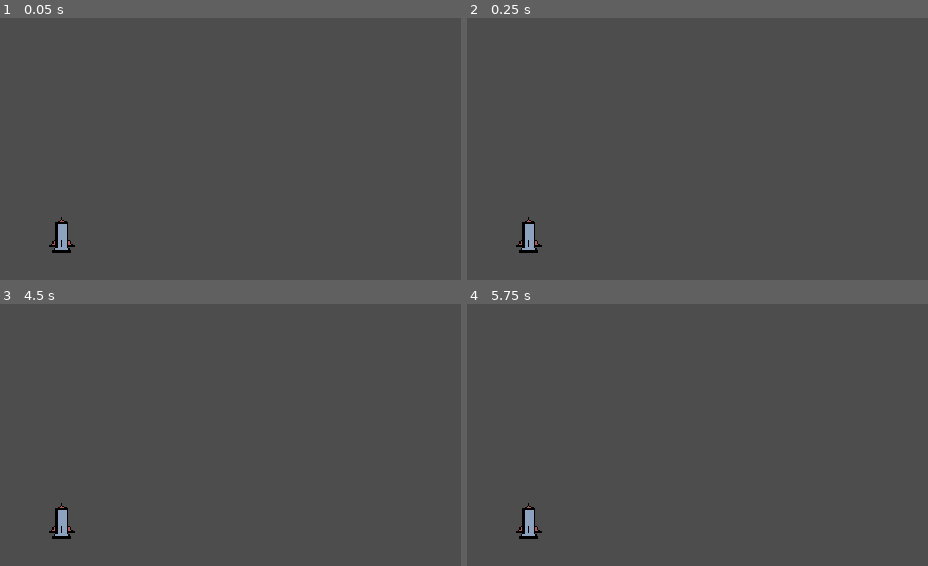
Above: before the commit, frames 1-4 (two rows, left to right).
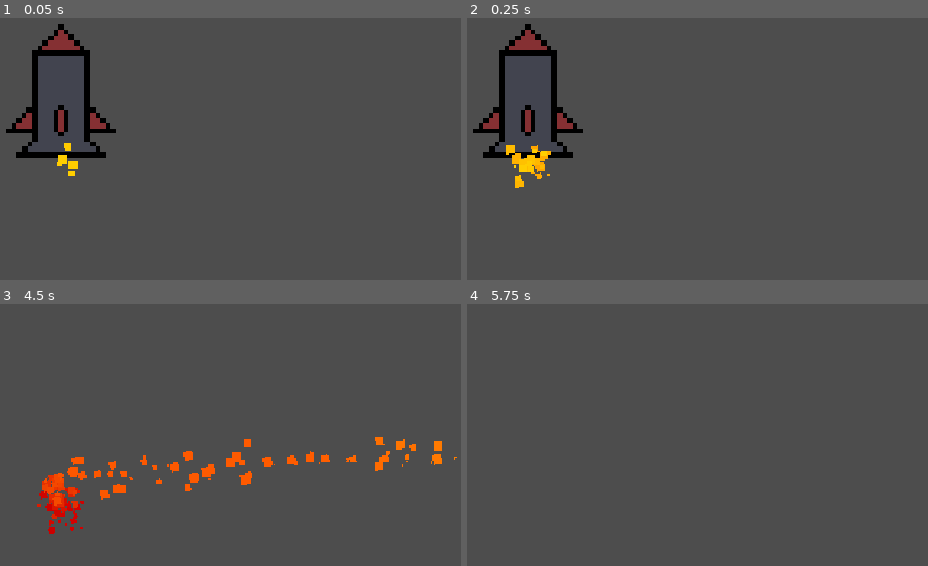
Above: after the commit, the same moments.

Repository: monish20256/Hack-Club-Haven
Game: Godot game, scene res://Game.tscn
Two runs of this game, one before a commit and one after it. Both use one fixed random seed, a clock stepped at 60 frames per second and the inputs below.
Inputs:
- Up to frame 1 (0.05 s): no input
- Up to frame 2 (0.25 s): no input
- Up to frame 3 (4.5 s): hold D (rotate right) 0.53-1.28 s; hold Space (boost) 0.53-1.28 s; hold S (go back) 1.28-2.03 s; tap Space (boost) at 1.35, 2.85, 4.35 s; tap Enter at 2, 3.5 s; hold D (rotate right) 2.03-2.78 s; hold Space (boost) 2.03-2.78 s; hold W (go up) 2.78-3.53 s; hold Space (boost) 3.53-4.28 s; hold A (rotate left) from 3.53 s (still down)
- Up to frame 4 (5.75 s): release A (rotate left) at 5.03 s; hold S (go back) from 5.03 s (still down); hold Space (boost) from 5.03 s (still down)

The runs differ from the first frame. In frame 1, 3.8% of the frame differs, in the area x 1-26%, y 2-90%; in frame 2, 4.1%; in frame 3, 3.2%; in frame 4, 0.4%.

Commit message:
movement done

Diff:
--- a/Game.tscn
+++ b/Game.tscn
@@ -1,47 +1,49 @@
 [gd_scene format=3 uid="uid://elst0xn32iil"]
 
 [ext_resource type="PackedScene" uid="uid://ckudr8chj1kgo" path="res://Player.tscn" id="1_wbfu4"]
+[ext_resource type="Script" uid="uid://80kl10p8d3vr" path="res://player.gd" id="2_xkndl"]
+[ext_resource type="Script" uid="uid://c0wqfmwmm82vp" path="res://gpu_particles_2d.gd" id="3_u44n3"]
 
-[sub_resource type="WorldBoundaryShape2D" id="WorldBoundaryShape2D_8t6a0"]
-normal = Vector2(-1, 0)
-distance = -120.0
+[sub_resource type="Gradient" id="Gradient_xkndl"]
+offsets = PackedFloat32Array(0, 0.30046403, 0.44663572, 0.6693736, 0.8317865, 0.9984375, 1)
+colors = PackedColorArray(1, 0.8156863, 0, 1, 1, 0.36078432, 0, 1, 0.9874214, 0.3380935, 0, 1, 0.8, 0, 0, 1, 0.9647059, 0, 0, 1, 0.9950824, 0, 0, 1, 1, 0, 0, 1)
 
-[sub_resource type="WorldBoundaryShape2D" id="WorldBoundaryShape2D_2bl17"]
+[sub_resource type="GradientTexture1D" id="GradientTexture1D_jepwt"]
+gradient = SubResource("Gradient_xkndl")
 
-[sub_resource type="WorldBoundaryShape2D" id="WorldBoundaryShape2D_jepwt"]
+[sub_resource type="Curve" id="Curve_u44n3"]
+_data = [Vector2(0, 1), 0.0, 0.0, 0, 0, Vector2(0.52124655, 1), 0.0, 0.0, 0, 0, Vector2(1, 0), 0.0, 0.0, 0, 0]
+point_count = 3
 
-[sub_resource type="WorldBoundaryShape2D" id="WorldBoundaryShape2D_p0lqm"]
+[sub_resource type="CurveTexture" id="CurveTexture_sb48q"]
+curve = SubResource("Curve_u44n3")
+
+[sub_resource type="ParticleProcessMaterial" id="ParticleProcessMaterial_2bl17"]
+emission_shape = 1
+emission_sphere_radius = 13.39
+use_rotation_velocity_3d = true
+rotation_velocity_3d_min = Vector3(0, 0, 0)
+rotation_velocity_3d_max = Vector3(100, 100, 100)
+gravity = Vector3(0, 98, 0)
+scale_min = 0.0
+scale_max = 14.09
+scale_curve = SubResource("CurveTexture_sb48q")
+color_ramp = SubResource("GradientTexture1D_jepwt")
 
 [node name="Game" type="Node2D" unique_id=1402724094]
 
 [node name="Player" parent="." unique_id=196855723 instance=ExtResource("1_wbfu4")]
+scale = Vector2(3, 3)
+script = ExtResource("2_xkndl")
 
-[node name="Camera2D" type="Camera2D" parent="." unique_id=384878662]
+[node name="Fire particles" type="GPUParticles2D" parent="Player" unique_id=1327313371]
+position = Vector2(0, 4.3333335)
+scale = Vector2(1.0000002, 1.0000002)
+amount = 300
+lifetime = 2.0
+process_material = SubResource("ParticleProcessMaterial_2bl17")
+script = ExtResource("3_u44n3")
+
+[node name="Camera" type="Camera2D" parent="." unique_id=384878662]
 position = Vector2(0, -142)
-zoom = Vector2(2, 2)
-
-[node name="Right Wall" type="StaticBody2D" parent="." unique_id=126965719]
-
-[node name="CollisionShape2D" type="CollisionShape2D" parent="Right Wall" unique_id=2115791408]
-position = Vector2(170, -68)
-rotation = -0.0024245933
-shape = SubResource("WorldBoundaryShape2D_8t6a0")
-
-[node name="Left Wall" type="StaticBody2D" parent="." unique_id=790315883]
-position = Vector2(-290, 0)
-rotation = 1.5668503
-
-[node name="CollisionShape2D" type="CollisionShape2D" parent="Left Wall" unique_id=624704535]
-shape = SubResource("WorldBoundaryShape2D_2bl17")
-
-[node name="Lower wall" type="StaticBody2D" parent="." unique_id=858560692]
-
-[node name="CollisionShape2D" type="CollisionShape2D" parent="Lower wall" unique_id=428349784]
-position = Vector2(0, 20)
-shape = SubResource("WorldBoundaryShape2D_jepwt")
-
-[node name="High wall" type="StaticBody2D" parent="." unique_id=344469314]
-
-[node name="CollisionShape2D" type="CollisionShape2D" parent="High wall" unique_id=1043999448]
-position = Vector2(0, -305)
-shape = SubResource("WorldBoundaryShape2D_p0lqm")
+scale = Vector2(1e-05, 1e-05)
--- a/Player.tscn
+++ b/Player.tscn
@@ -1,16 +1,12 @@
 [gd_scene format=3 uid="uid://ckudr8chj1kgo"]
 
-[ext_resource type="Texture2D" uid="uid://d0sp3pbu12ihy" path="res://rocket.webp" id="1_xhfnw"]
-
-[sub_resource type="AtlasTexture" id="AtlasTexture_kpjcp"]
-atlas = ExtResource("1_xhfnw")
-region = Rect2(32, 22, 32, 35)
+[ext_resource type="Texture2D" uid="uid://dqu3xynfmtm14" path="res://pixil-frame-0-7.webp" id="1_kpjcp"]
 
 [sub_resource type="SpriteFrames" id="SpriteFrames_2bl17"]
 animations = [{
 "frames": [{
 "duration": 1.0,
-"texture": SubResource("AtlasTexture_kpjcp")
+"texture": ExtResource("1_kpjcp")
 }],
 "loop": 1,
 "name": &"Idle",
@@ -23,20 +19,19 @@
 }]
 
 [sub_resource type="CapsuleShape2D" id="CapsuleShape2D_2bl17"]
-radius = 3.0
-height = 18.0
+height = 42.0
 
 [node name="CharacterBody2D" type="CharacterBody2D" unique_id=196855723]
 
 [node name="AnimatedSprite2D" type="AnimatedSprite2D" parent="." unique_id=1821998768]
-position = Vector2(0, -12)
+position = Vector2(4.9999995, -31.999998)
 rotation = -0.00095913716
 scale = Vector2(1.25, 1.25)
 sprite_frames = SubResource("SpriteFrames_2bl17")
 animation = &"Idle"
 autoplay = "Idle"
 
-[node name="CollisionShape2D" type="CollisionShape2D" parent="." unique_id=147923907]
-position = Vector2(0, -11)
+[node name="CollisionShape2D" type="CollisionShape2D" parent="." unique_id=1987095029]
+position = Vector2(0, -21)
 shape = SubResource("CapsuleShape2D_2bl17")
 disabled = true
--- /dev/null
+++ b/gpu_particles_2d.gd
@@ -0,0 +1,13 @@
+extends GPUParticles2D
+
+
+# Called when the node enters the scene tree for the first time.
+func _ready() -> void:
+	pass # Replace with function body.
+	if Input.is_action_pressed("boost"):
+		GPUParticles2D.amount + 500
+
+
+# Called every frame. 'delta' is the elapsed time since the previous frame.
+func _process(delta: float) -> void:
+	pass
--- a/icon.svg
+++ /dev/null
@@ -1 +0,0 @@
-<svg xmlns="http://www.w3.org/2000/svg" width="128" height="128"><rect width="124" height="124" x="2" y="2" fill="#363d52" stroke="#212532" stroke-width="4" rx="14"/><g fill="#fff" transform="translate(12.322 12.322)scale(.101)"><path d="M105 673v33q407 354 814 0v-33z"/><path fill="#478cbf" d="m105 673 152 14q12 1 15 14l4 67 132 10 8-61q2-11 15-15h162q13 4 15 15l8 61 132-10 4-67q3-13 15-14l152-14V427q30-39 56-81-35-59-83-108-43 20-82 47-40-37-88-64 7-51 8-102-59-28-123-42-26 43-46 89-49-7-98 0-20-46-46-89-64 14-123 42 1 51 8 102-48 27-88 64-39-27-82-47-48 49-83 108 26 42 56 81zm0 33v39c0 276 813 276 814 0v-39l-134 12-5 69q-2 10-14 13l-162 11q-12 0-16-11l-10-65H446l-10 65q-4 11-16 11l-162-11q-12-3-14-13l-5-69z"/><path d="M483 600c0 34 58 34 58 0v-86c0-34-58-34-58 0z"/><circle cx="725" cy="526" r="90"/><circle cx="299" cy="526" r="90"/></g><g fill="#414042" transform="translate(12.322 12.322)scale(.101)"><circle cx="307" cy="532" r="60"/><circle cx="717" cy="532" r="60"/></g></svg>
--- /dev/null
+++ b/player.gd
@@ -0,0 +1,29 @@
+extends CharacterBody2D
+
+var SPEED = 1
+
+
+func _physics_process(delta: float) -> void:
+	if Input.is_action_pressed("boost"):
+		SPEED = 2
+	else:
+			SPEED = 1
+	if Input.is_action_pressed("go back"):
+		position.y += 10 * SPEED
+	if Input.is_action_pressed("rotate left"):
+		position.x -= 10 * SPEED
+	if Input.is_action_pressed("rotate right"):
+		position.x += 10 * SPEED
+	if Input.is_action_pressed("go up"):
+		position.y -= 10 * SPEED
+
+
+	# Get the input direction and handle the movement/deceleration.
+	# As good practice, you should replace UI actions with custom gameplay actions.
+	var direction := Input.get_axis("ui_left", "ui_right")
+	if direction:
+		velocity.x = direction * SPEED
+	else:
+		velocity.x = move_toward(velocity.x, 0, SPEED)
+
+	move_and_slide()
--- a/project.godot
+++ b/project.godot
@@ -13,7 +13,6 @@
 config/name="New Game Project"
 run/main_scene="uid://elst0xn32iil"
 config/features=PackedStringArray("4.7", "Forward Plus")
-config/icon="res://icon.svg"
 
 [display]
 
Not shown, added: gpu_particles_2d.gd.uid
Binary file added: pixil-frame-0-7.webp
Not shown, changed: pixil-frame-0-7.webp.import
Not shown, added: player.gd.uid
Not shown, added: Unknown.png.url
